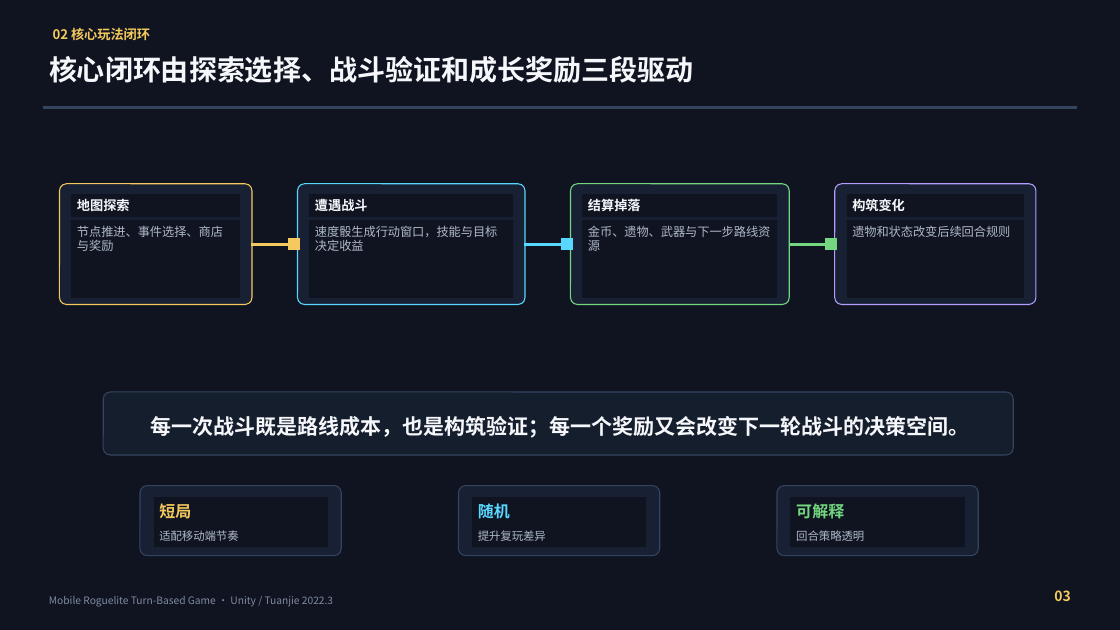
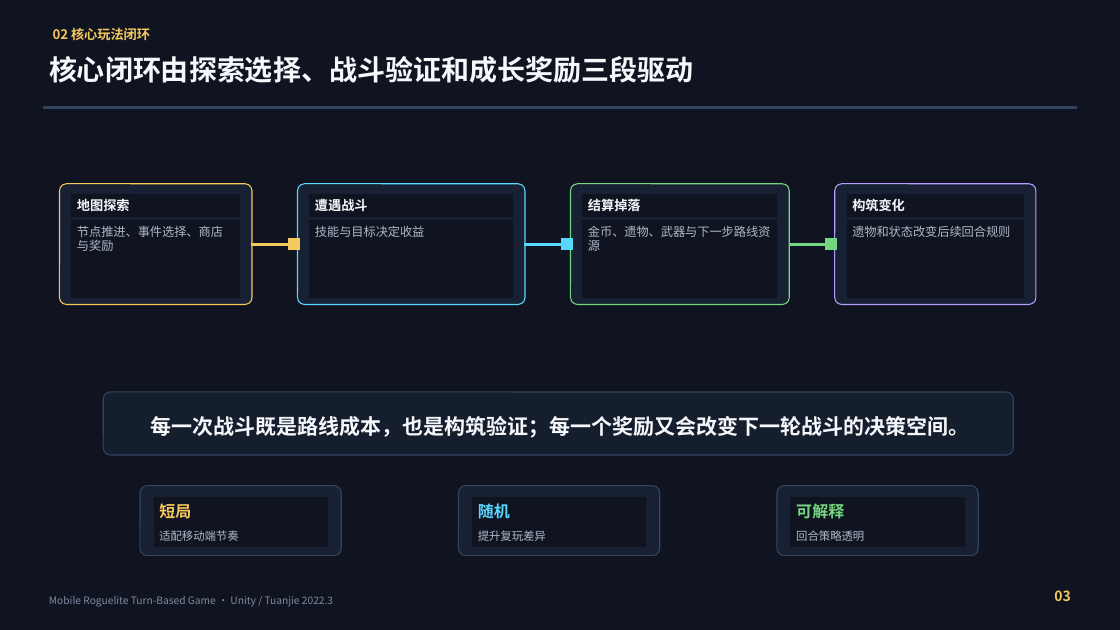
Before and after one commit to RemitSg/DiceLand, a slide deck: slide 3 of outputs/019e9d99-8be2-7e81-9f26-106011435351/presentations/mobile-game-defense/output/mobile-game-defense.pptx. Drawn at 1120x630 pixels with LibreOffice and Linux fonts; fonts in the diff are those of the drawing. Boxes give left, top, right and bottom in pixels: in the first picture for what was removed or moved away, otherwise in the second. Text is boxed around its words. In the diff, an @@ line names an element or a change of style, - is before the commit and + after.

```diff
--- a/outputs/019e9d99-8be2-7e81-9f26-106011435351/presentations/mobile-game-defense/output/mobile-game-defense.pptx
+++ b/outputs/019e9d99-8be2-7e81-9f26-106011435351/presentations/mobile-game-defense/output/mobile-game-defense.pptx
@@ text in rectangle at (315, 225, 425, 237): text changed @@
-速度骰生成行动窗口，技能与目标决定收益
+技能与目标决定收益
```
Also in this commit, not shown: 4 other slides changed, 1 slide removed, 3 other files.
